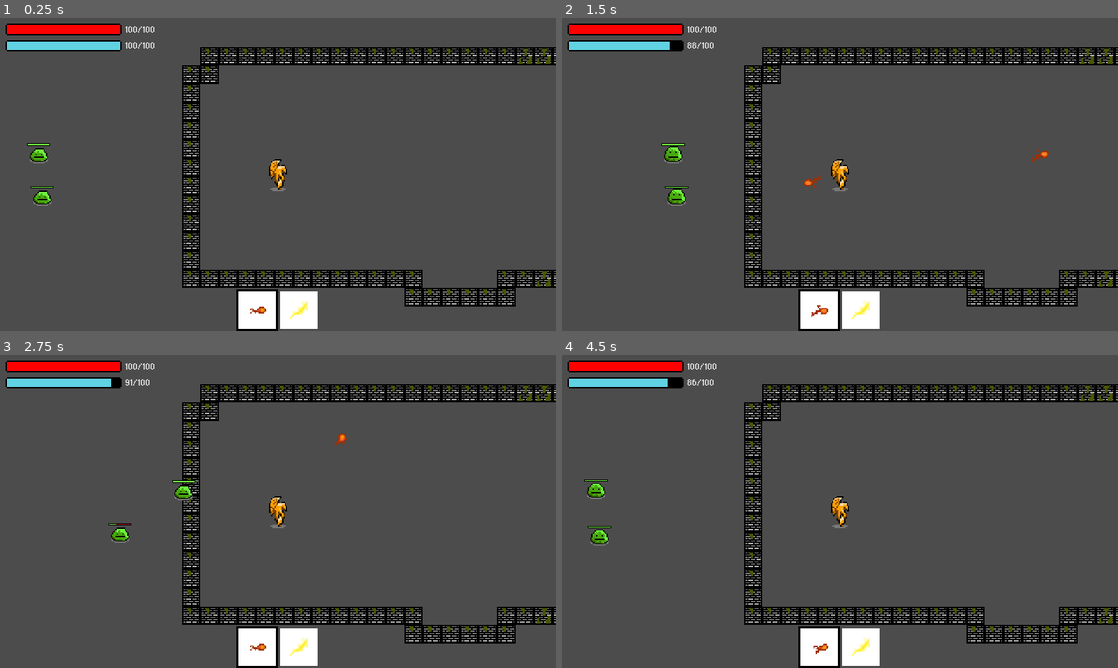
Above: before the commit, frames 1-4 (two rows, left to right).
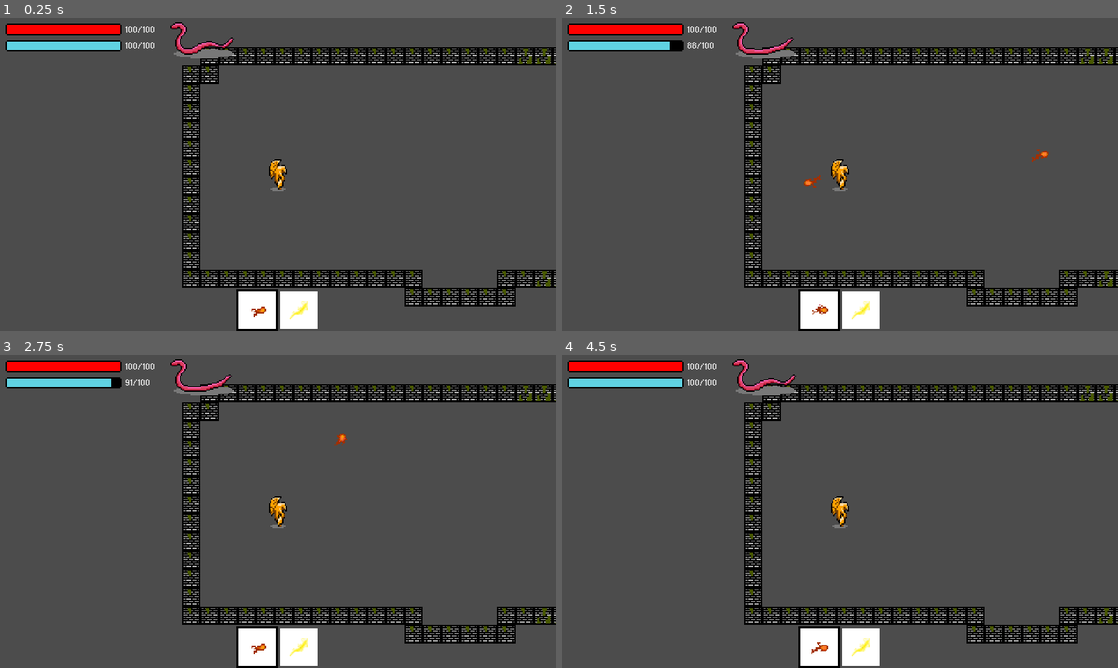
Above: after the commit, the same moments.

Repository: jonathanlin0/Theseus
Game: Godot game, scene res://Levels/Level2.tscn
Same seed, same stepped clock (60 frames per second), same inputs: the game is played once before the commit and once after it.
Inputs (mouse positions are in pixels of both pictures, inside the frame that each line leads up to):
- Up to frame 1 (0.25 s): no input
- Up to frame 2 (1.5 s): tap Enter (ui_accept) at 0.5, 0.77 s; move the mouse to (962, 158) at 0.52 s; hold Up (ui_up) 0.53-1.28 s; click (962, 158) at 0.6 s; move the mouse to (728, 190) at 1.27 s; click (728, 190) at 1.35 s
- Up to frame 3 (2.75 s): tap Enter (ui_accept) at 1.52 s; move the mouse to (333, 442) at 2.02 s; hold Up (ui_up) from 2.03 s (still down); hold Shift from 2.03 s (still down); click (333, 442) at 2.3 s
- Up to frame 4 (4.5 s): move the mouse to (812, 574) at 2.77 s; release Shift at 2.78 s; click (812, 574) at 2.85 s; tap Enter (ui_accept) at 3.02, 3.77 s; move the mouse to (1006, 558) at 3.52 s; release Up (ui_up) at 3.53 s; click (1006, 558) at 3.6 s; tap Escape (ui_cancel) at 4.15 s; click (639, 511) at 4.25 s

The runs differ from the first frame. In frame 1, 0.8% of the frame differs, in the area x 4-48%, y 1-96%; in frame 2, 0.8%; in frame 3, 0.7%; in frame 4, 1.0%.

Commit message:
Added Snake Damage

Diff:
--- a/Theseus/Characters/Player.gd
+++ b/Theseus/Characters/Player.gd
@@ -124,6 +124,8 @@
 				$CharacterAnimatedSprite.play("idle_up")
 			if direction == "down":
 				$CharacterAnimatedSprite.play("idle_down")
+
+	# animation part of melee logic
 
 	if Input.is_mouse_button_pressed(BUTTON_RIGHT) and !sword_swinging:
 		sword_swinging = true
@@ -137,43 +139,7 @@
 		if direction == "right":
 			$SwordAnimation.play("right")
 
-	if Input.is_action_just_pressed("mouse_left_click"):
-		if master_data.selected_weapon == 1 and master_data.mana > master_data.fireball_cost:
-
-			master_data.mana -= master_data.fireball_cost
-
-			var fireball = FIREBALL.instance()
-			get_parent().add_child(fireball)
-			fireball.position = $Weapon_Holder.global_position
-
-			# rotate the fireball to face the direction of the mouse
-			var mouseX = get_local_mouse_position().x
-			var mouseY = get_local_mouse_position().y
-
-			# fireball is backwards when x is neg
-			var rad = atan(mouseY/mouseX)
-			if mouseX<0:
-				rad += PI
-
-			fireball.rotate(rad)
-
-		if master_data.selected_weapon == 2 and master_data.mana > master_data.lightning_cost:
-			master_data.mana -= master_data.lightning_cost
-
-			var lightning = LIGHTNING.instance()
-			get_parent().add_child(lightning)
-			lightning.position = $Weapon_Holder.global_position
-
-			# rotate the lightning to face the direction of the mouse
-			var mouseX = get_local_mouse_position().x
-			var mouseY = get_local_mouse_position().y
-
-			# lightning is backwards when x is neg
-			var rad = atan(mouseY/mouseX)
-			if mouseX<0:
-				rad += PI
-
-			lightning.rotate(rad)
+	# damage part of melee logic
 
 	if $SwordAnimation.is_playing() and can_damage == true:
 		can_damage = false
@@ -194,6 +160,46 @@
 				if enemy_name in obj.name:
 					obj.damage(master_data.sword_damage * master_data.melee_multiplier)
 
+	if Input.is_action_just_pressed("mouse_left_click"):
+		if master_data.selected_weapon == 1 and master_data.mana > master_data.fireball_cost:
+
+			master_data.mana -= master_data.fireball_cost
+
+			var fireball = FIREBALL.instance()
+			get_parent().add_child(fireball)
+			fireball.position = $Weapon_Holder.global_position
+
+			# rotate the fireball to face the direction of the mouse
+			var mouseX = get_local_mouse_position().x
+			var mouseY = get_local_mouse_position().y
+
+			# fireball is backwards when x is neg
+			var rad = atan(mouseY/mouseX)
+			if mouseX<0:
+				rad += PI
+
+			fireball.rotate(rad)
+
+		if master_data.selected_weapon == 2 and master_data.mana > master_data.lightning_cost:
+			master_data.mana -= master_data.lightning_cost
+
+			var lightning = LIGHTNING.instance()
+			get_parent().add_child(lightning)
+			lightning.position = $Weapon_Holder.global_position
+
+			# rotate the lightning to face the direction of the mouse
+			var mouseX = get_local_mouse_position().x
+			var mouseY = get_local_mouse_position().y
+
+			# lightning is backwards when x is neg
+			var rad = atan(mouseY/mouseX)
+			if mouseX<0:
+				rad += PI
+
+			lightning.rotate(rad)
+
+
+
 	if master_data.health != previous_health:
 		flash()
 	previous_health = master_data.health
--- a/Theseus/Characters/Player.tscn
+++ b/Theseus/Characters/Player.tscn
@@ -418,6 +418,7 @@
 [node name="Fire_animation" type="AnimatedSprite" parent="Hotbar"]
 position = Vector2( 222, 252 )
 frames = SubResource( 101 )
+frame = 3
 playing = true
 
 [node name="lightning_animation" type="AnimatedSprite" parent="Hotbar"]
--- a/Theseus/Enemies/Minotaur/Minotaur.tscn
+++ b/Theseus/Enemies/Minotaur/Minotaur.tscn
@@ -256,7 +256,6 @@
 [node name="AnimatedSprite" type="AnimatedSprite" parent="."]
 frames = SubResource( 51 )
 animation = "idle"
-frame = 2
 playing = true
 
 [node name="CollisionShape2D" type="CollisionShape2D" parent="."]
--- a/Theseus/Enemies/Snake/SnakeDmg.tscn
+++ /dev/null
@@ -1,202 +0,0 @@
-[gd_scene load_steps=38 format=2]
-
-[ext_resource path="res://Enemies/Sprites/Snake/snake_all_death_9.png" type="Texture" id=1]
-[ext_resource path="res://Enemies/Sprites/Snake/snake_dps_damaged_attack_6.png" type="Texture" id=2]
-[ext_resource path="res://Enemies/Sprites/Snake/snake_dps_attack_6.png" type="Texture" id=3]
-[ext_resource path="res://Enemies/Sprites/Snake/snake_dps_damaged_slither_4.png" type="Texture" id=4]
-[ext_resource path="res://Enemies/Sprites/Snake/snake_dps_slither_4.png" type="Texture" id=5]
-
-[sub_resource type="AtlasTexture" id=1]
-flags = 8
-atlas = ExtResource( 2 )
-region = Rect2( 0, 0, 96, 96 )
-
-[sub_resource type="AtlasTexture" id=2]
-flags = 8
-atlas = ExtResource( 2 )
-region = Rect2( 96, 0, 96, 96 )
-
-[sub_resource type="AtlasTexture" id=3]
-flags = 8
-atlas = ExtResource( 2 )
-region = Rect2( 192, 0, 96, 96 )
-
-[sub_resource type="AtlasTexture" id=4]
-flags = 8
-atlas = ExtResource( 2 )
-region = Rect2( 288, 0, 96, 96 )
-
-[sub_resource type="AtlasTexture" id=5]
-flags = 8
-atlas = ExtResource( 2 )
-region = Rect2( 384, 0, 96, 96 )
-
-[sub_resource type="AtlasTexture" id=6]
-flags = 8
-atlas = ExtResource( 2 )
-region = Rect2( 480, 0, 96, 96 )
-
-[sub_resource type="AtlasTexture" id=7]
-flags = 8
-atlas = ExtResource( 3 )
-region = Rect2( 0, 0, 96, 96 )
-
-[sub_resource type="AtlasTexture" id=8]
-flags = 8
-atlas = ExtResource( 3 )
-region = Rect2( 96, 0, 96, 96 )
-
-[sub_resource type="AtlasTexture" id=9]
-flags = 8
-atlas = ExtResource( 3 )
-region = Rect2( 192, 0, 96, 96 )
-
-[sub_resource type="AtlasTexture" id=10]
-flags = 8
-atlas = ExtResource( 3 )
-region = Rect2( 288, 0, 96, 96 )
-
-[sub_resource type="AtlasTexture" id=11]
-flags = 8
-atlas = ExtResource( 3 )
-region = Rect2( 384, 0, 96, 96 )
-
-[sub_resource type="AtlasTexture" id=12]
-flags = 8
-atlas = ExtResource( 3 )
-region = Rect2( 480, 0, 96, 96 )
-
-[sub_resource type="AtlasTexture" id=21]
-flags = 8
-atlas = ExtResource( 1 )
-region = Rect2( 0, 0, 96, 96 )
-
-[sub_resource type="AtlasTexture" id=22]
-flags = 8
-atlas = ExtResource( 1 )
-region = Rect2( 96, 0, 96, 96 )
-
-[sub_resource type="AtlasTexture" id=23]
-flags = 8
-atlas = ExtResource( 1 )
-region = Rect2( 192, 0, 96, 96 )
-
-[sub_resource type="AtlasTexture" id=24]
-flags = 8
-atlas = ExtResource( 1 )
-region = Rect2( 288, 0, 96, 96 )
-
-[sub_resource type="AtlasTexture" id=25]
-flags = 8
-atlas = ExtResource( 1 )
-region = Rect2( 384, 0, 96, 96 )
-
-[sub_resource type="AtlasTexture" id=26]
-flags = 8
-atlas = ExtResource( 1 )
-region = Rect2( 480, 0, 96, 96 )
-
-[sub_resource type="AtlasTexture" id=27]
-flags = 8
-atlas = ExtResource( 1 )
-region = Rect2( 576, 0, 96, 96 )
-
-[sub_resource type="AtlasTexture" id=28]
-flags = 8
-atlas = ExtResource( 1 )
-region = Rect2( 672, 0, 96, 96 )
-
-[sub_resource type="AtlasTexture" id=29]
-flags = 8
-atlas = ExtResource( 1 )
-region = Rect2( 768, 0, 96, 96 )
-
-[sub_resource type="AtlasTexture" id=13]
-flags = 8
-atlas = ExtResource( 4 )
-region = Rect2( 0, 0, 96, 96 )
-
-[sub_resource type="AtlasTexture" id=14]
-flags = 8
-atlas = ExtResource( 4 )
-region = Rect2( 96, 0, 96, 96 )
-
-[sub_resource type="AtlasTexture" id=15]
-flags = 8
-atlas = ExtResource( 4 )
-region = Rect2( 192, 0, 96, 96 )
-
-[sub_resource type="AtlasTexture" id=16]
-flags = 8
-atlas = ExtResource( 4 )
-region = Rect2( 288, 0, 96, 96 )
-
-[sub_resource type="AtlasTexture" id=17]
-flags = 8
-atlas = ExtResource( 5 )
-region = Rect2( 0, 0, 96, 96 )
-
-[sub_resource type="AtlasTexture" id=18]
-flags = 8
-atlas = ExtResource( 5 )
-region = Rect2( 96, 0, 96, 96 )
-
-[sub_resource type="AtlasTexture" id=19]
-flags = 8
-atlas = ExtResource( 5 )
-region = Rect2( 192, 0, 96, 96 )
-
-[sub_resource type="AtlasTexture" id=20]
-flags = 8
-atlas = ExtResource( 5 )
-region = Rect2( 288, 0, 96, 96 )
-
-[sub_resource type="SpriteFrames" id=30]
-animations = [ {
-"frames": [ SubResource( 1 ), SubResource( 2 ), SubResource( 3 ), SubResource( 4 ), SubResource( 5 ), SubResource( 6 ) ],
-"loop": true,
-"name": "Attack Dmg",
-"speed": 7.0
-}, {
-"frames": [ SubResource( 7 ), SubResource( 8 ), SubResource( 9 ), SubResource( 10 ), SubResource( 11 ), SubResource( 12 ) ],
-"loop": true,
-"name": "Attack",
-"speed": 7.0
-}, {
-"frames": [ SubResource( 21 ), SubResource( 22 ), SubResource( 23 ), SubResource( 24 ), SubResource( 25 ), SubResource( 26 ), SubResource( 27 ), SubResource( 28 ), SubResource( 29 ) ],
-"loop": true,
-"name": "Death",
-"speed": 2.0
-}, {
-"frames": [ SubResource( 13 ), SubResource( 14 ), SubResource( 15 ), SubResource( 16 ) ],
-"loop": true,
-"name": "Slither Dmg",
-"speed": 7.0
-}, {
-"frames": [ SubResource( 17 ), SubResource( 18 ), SubResource( 19 ), SubResource( 20 ) ],
-"loop": true,
-"name": "Slither",
-"speed": 7.0
-} ]
-
-[sub_resource type="RectangleShape2D" id=31]
-extents = Vector2( 24.75, 6.5625 )
-
-[sub_resource type="RectangleShape2D" id=32]
-extents = Vector2( 6, 7.5 )
-
-[node name="SnakeDmg" type="KinematicBody2D"]
-
-[node name="AnimatedSprite" type="AnimatedSprite" parent="."]
-frames = SubResource( 30 )
-animation = "Slither"
-frame = 2
-playing = true
-
-[node name="CollisionShape2D" type="CollisionShape2D" parent="."]
-position = Vector2( 18.75, 32.5625 )
-shape = SubResource( 31 )
-
-[node name="CollisionShape2DHead" type="CollisionShape2D" parent="."]
-position = Vector2( -2, 18.5 )
-shape = SubResource( 32 )
--- /dev/null
+++ b/Theseus/Enemies/Snake/Snake_Dmg.gd
@@ -0,0 +1,29 @@
+extends KinematicBody2D
+
+var attacking = false
+var previous_animation = "slither"
+
+var can_player_take_damage = true
+
+func _physics_process(delta):
+
+	for obj in $damage_area.get_overlapping_bodies():
+		if obj.name.find("Player") != -1 and previous_animation != "attack":
+			#attacking = true
+			previous_animation = "charge_up"
+			$AnimatedSprite.play("charge_up")
+
+	if $AnimatedSprite.animation == "attack" and can_player_take_damage == true:
+		master_data.health -= master_data.snake_dmg_damage
+		can_player_take_damage = false
+
+
+
+func _on_AnimatedSprite_animation_finished():
+	if previous_animation == "charge_up":
+		previous_animation = "attack"
+		$AnimatedSprite.play("attack")
+	elif previous_animation == "attack":
+		previous_animation = "slither"
+		$AnimatedSprite.play("slither")
+		can_player_take_damage = true
--- /dev/null
+++ b/Theseus/Enemies/Snake/Snake_Dmg.tscn
@@ -0,0 +1,161 @@
+[gd_scene load_steps=28 format=2]
+
+[ext_resource path="res://Enemies/Sprites/Snake/snake_dps_slither_4.png" type="Texture" id=1]
+[ext_resource path="res://Enemies/Snake/Snake_Dmg.gd" type="Script" id=2]
+[ext_resource path="res://Enemies/Sprites/Snake/snake_dps_attack_6.png" type="Texture" id=3]
+[ext_resource path="res://Enemies/Sprites/Snake/snake_all_death_9.png" type="Texture" id=4]
+
+[sub_resource type="AtlasTexture" id=21]
+flags = 8
+atlas = ExtResource( 4 )
+region = Rect2( 0, 0, 96, 96 )
+
+[sub_resource type="AtlasTexture" id=22]
+flags = 8
+atlas = ExtResource( 4 )
+region = Rect2( 96, 0, 96, 96 )
+
+[sub_resource type="AtlasTexture" id=23]
+flags = 8
+atlas = ExtResource( 4 )
+region = Rect2( 192, 0, 96, 96 )
+
+[sub_resource type="AtlasTexture" id=24]
+flags = 8
+atlas = ExtResource( 4 )
+region = Rect2( 288, 0, 96, 96 )
+
+[sub_resource type="AtlasTexture" id=25]
+flags = 8
+atlas = ExtResource( 4 )
+region = Rect2( 384, 0, 96, 96 )
+
+[sub_resource type="AtlasTexture" id=26]
+flags = 8
+atlas = ExtResource( 4 )
+region = Rect2( 480, 0, 96, 96 )
+
+[sub_resource type="AtlasTexture" id=27]
+flags = 8
+atlas = ExtResource( 4 )
+region = Rect2( 576, 0, 96, 96 )
+
+[sub_resource type="AtlasTexture" id=28]
+flags = 8
+atlas = ExtResource( 4 )
+region = Rect2( 672, 0, 96, 96 )
+
+[sub_resource type="AtlasTexture" id=29]
+flags = 8
+atlas = ExtResource( 4 )
+region = Rect2( 768, 0, 96, 96 )
+
+[sub_resource type="AtlasTexture" id=34]
+flags = 8
+atlas = ExtResource( 3 )
+region = Rect2( 0, 0, 96, 96 )
+
+[sub_resource type="AtlasTexture" id=35]
+flags = 8
+atlas = ExtResource( 3 )
+region = Rect2( 96, 0, 96, 96 )
+
+[sub_resource type="AtlasTexture" id=36]
+flags = 8
+atlas = ExtResource( 3 )
+region = Rect2( 192, 0, 96, 96 )
+
+[sub_resource type="AtlasTexture" id=17]
+flags = 8
+atlas = ExtResource( 1 )
+region = Rect2( 0, 0, 96, 96 )
+
+[sub_resource type="AtlasTexture" id=18]
+flags = 8
+atlas = ExtResource( 1 )
+region = Rect2( 96, 0, 96, 96 )
+
+[sub_resource type="AtlasTexture" id=19]
+flags = 8
+atlas = ExtResource( 1 )
+region = Rect2( 192, 0, 96, 96 )
+
+[sub_resource type="AtlasTexture" id=20]
+flags = 8
+atlas = ExtResource( 1 )
+region = Rect2( 288, 0, 96, 96 )
+
+[sub_resource type="AtlasTexture" id=10]
+flags = 8
+atlas = ExtResource( 3 )
+region = Rect2( 288, 0, 96, 96 )
+
+[sub_resource type="AtlasTexture" id=11]
+flags = 8
+atlas = ExtResource( 3 )
+region = Rect2( 384, 0, 96, 96 )
+
+[sub_resource type="AtlasTexture" id=12]
+flags = 8
+atlas = ExtResource( 3 )
+region = Rect2( 480, 0, 96, 96 )
+
+[sub_resource type="SpriteFrames" id=30]
+animations = [ {
+"frames": [ SubResource( 21 ), SubResource( 22 ), SubResource( 23 ), SubResource( 24 ), SubResource( 25 ), SubResource( 26 ), SubResource( 27 ), SubResource( 28 ), SubResource( 29 ) ],
+"loop": true,
+"name": "death",
+"speed": 2.0
+}, {
+"frames": [ SubResource( 34 ), SubResource( 35 ), SubResource( 36 ) ],
+"loop": true,
+"name": "charge_up",
+"speed": 10.0
+}, {
+"frames": [ SubResource( 17 ), SubResource( 18 ), SubResource( 19 ), SubResource( 20 ) ],
+"loop": true,
+"name": "slither",
+"speed": 7.0
+}, {
+"frames": [ SubResource( 10 ), SubResource( 11 ), SubResource( 12 ) ],
+"loop": true,
+"name": "attack",
+"speed": 10.0
+} ]
+
+[sub_resource type="RectangleShape2D" id=31]
+extents = Vector2( 24.75, 6.5625 )
+
+[sub_resource type="RectangleShape2D" id=32]
+extents = Vector2( 6, 7.5 )
+
+[sub_resource type="RectangleShape2D" id=33]
+extents = Vector2( 20, 18 )
+
+[node name="Snake_Dmg" type="KinematicBody2D"]
+script = ExtResource( 2 )
+
+[node name="AnimatedSprite" type="AnimatedSprite" parent="."]
+frames = SubResource( 30 )
+animation = "slither"
+frame = 1
+playing = true
+
+[node name="CollisionShape2D" type="CollisionShape2D" parent="."]
+position = Vector2( 18.75, 32.5625 )
+shape = SubResource( 31 )
+
+[node name="CollisionShape2DHead" type="CollisionShape2D" parent="."]
+position = Vector2( -2, 18.5 )
+shape = SubResource( 32 )
+
+[node name="damage_area" type="Area2D" parent="."]
+__meta__ = {
+"_edit_group_": true
+}
+
+[node name="CollisionShape2D" type="CollisionShape2D" parent="damage_area"]
+position = Vector2( -21, 22 )
+shape = SubResource( 33 )
+
+[connection signal="animation_finished" from="AnimatedSprite" to="." method="_on_AnimatedSprite_animation_finished"]
--- a/Theseus/Enemies/Snake/SnakePsn.tscn
+++ b/Theseus/Enemies/Snake/Snake_Psn.tscn
@@ -1,40 +1,8 @@
-[gd_scene load_steps=36 format=2]
+[gd_scene load_steps=24 format=2]
 
 [ext_resource path="res://Enemies/Sprites/Snake/snake_poison_slither_4.png" type="Texture" id=1]
 [ext_resource path="res://Enemies/Sprites/Snake/snake_all_death_9.png" type="Texture" id=2]
-[ext_resource path="res://Enemies/Sprites/Snake/snake_poison_damaged_attack_6.png" type="Texture" id=3]
 [ext_resource path="res://Enemies/Sprites/Snake/snake_poison_attack_6.png" type="Texture" id=4]
-[ext_resource path="res://Enemies/Sprites/Snake/snake_poison_damaged_slither_4.png" type="Texture" id=5]
-
-[sub_resource type="AtlasTexture" id=10]
-flags = 8
-atlas = ExtResource( 4 )
-region = Rect2( 0, 0, 96, 96 )
-
-[sub_resource type="AtlasTexture" id=11]
-flags = 8
-atlas = ExtResource( 4 )
-region = Rect2( 96, 0, 96, 96 )
-
-[sub_resource type="AtlasTexture" id=12]
-flags = 8
-atlas = ExtResource( 4 )
-region = Rect2( 192, 0, 96, 96 )
-
-[sub_resource type="AtlasTexture" id=13]
-flags = 8
-atlas = ExtResource( 4 )
-region = Rect2( 288, 0, 96, 96 )
-
-[sub_resource type="AtlasTexture" id=14]
-flags = 8
-atlas = ExtResource( 4 )
-region = Rect2( 384, 0, 96, 96 )
-
-[sub_resource type="AtlasTexture" id=15]
-flags = 8
-atlas = ExtResource( 4 )
-region = Rect2( 480, 0, 96, 96 )
 
 [sub_resource type="AtlasTexture" id=22]
 flags = 8
@@ -101,81 +69,51 @@
 atlas = ExtResource( 1 )
 region = Rect2( 288, 0, 96, 96 )
 
-[sub_resource type="AtlasTexture" id=16]
+[sub_resource type="AtlasTexture" id=10]
 flags = 8
-atlas = ExtResource( 3 )
+atlas = ExtResource( 4 )
 region = Rect2( 0, 0, 96, 96 )
 
-[sub_resource type="AtlasTexture" id=17]
+[sub_resource type="AtlasTexture" id=11]
 flags = 8
-atlas = ExtResource( 3 )
+atlas = ExtResource( 4 )
 region = Rect2( 96, 0, 96, 96 )
 
-[sub_resource type="AtlasTexture" id=18]
+[sub_resource type="AtlasTexture" id=12]
 flags = 8
-atlas = ExtResource( 3 )
+atlas = ExtResource( 4 )
 region = Rect2( 192, 0, 96, 96 )
 
-[sub_resource type="AtlasTexture" id=19]
+[sub_resource type="AtlasTexture" id=13]
 flags = 8
-atlas = ExtResource( 3 )
+atlas = ExtResource( 4 )
 region = Rect2( 288, 0, 96, 96 )
 
-[sub_resource type="AtlasTexture" id=20]
+[sub_resource type="AtlasTexture" id=14]
 flags = 8
-atlas = ExtResource( 3 )
+atlas = ExtResource( 4 )
 region = Rect2( 384, 0, 96, 96 )
 
-[sub_resource type="AtlasTexture" id=21]
+[sub_resource type="AtlasTexture" id=15]
 flags = 8
-atlas = ExtResource( 3 )
+atlas = ExtResource( 4 )
 region = Rect2( 480, 0, 96, 96 )
-
-[sub_resource type="AtlasTexture" id=6]
-flags = 8
-atlas = ExtResource( 5 )
-region = Rect2( 96, 0, 96, 96 )
-
-[sub_resource type="AtlasTexture" id=7]
-flags = 8
-atlas = ExtResource( 5 )
-region = Rect2( 0, 0, 96, 96 )
-
-[sub_resource type="AtlasTexture" id=8]
-flags = 8
-atlas = ExtResource( 5 )
-region = Rect2( 192, 0, 96, 96 )
-
-[sub_resource type="AtlasTexture" id=9]
-flags = 8
-atlas = ExtResource( 5 )
-region = Rect2( 288, 0, 96, 96 )
 
 [sub_resource type="SpriteFrames" id=5]
 animations = [ {
-"frames": [ SubResource( 10 ), SubResource( 11 ), SubResource( 12 ), SubResource( 13 ), SubResource( 14 ), SubResource( 15 ) ],
-"loop": true,
-"name": "Attack",
-"speed": 7.0
-}, {
 "frames": [ SubResource( 22 ), SubResource( 23 ), SubResource( 24 ), SubResource( 25 ), SubResource( 26 ), SubResource( 27 ), SubResource( 28 ), SubResource( 29 ), SubResource( 30 ) ],
 "loop": true,
-"name": "Death",
+"name": "death",
 "speed": 7.0
 }, {
 "frames": [ SubResource( 1 ), SubResource( 2 ), SubResource( 3 ), SubResource( 4 ) ],
 "loop": true,
-"name": "Slither",
+"name": "slither",
 "speed": 7.0
 }, {
-"frames": [ SubResource( 16 ), SubResource( 17 ), SubResource( 18 ), SubResource( 19 ), SubResource( 20 ), SubResource( 21 ) ],
+"frames": [ SubResource( 10 ), SubResource( 11 ), SubResource( 12 ), SubResource( 13 ), SubResource( 14 ), SubResource( 15 ) ],
 "loop": true,
-"name": "AttackDmg",
-"speed": 7.0
-}, {
-"frames": [ SubResource( 6 ), SubResource( 7 ), SubResource( 8 ), SubResource( 9 ) ],
-"loop": true,
-"name": "SlitherDmg",
+"name": "attack",
 "speed": 7.0
 } ]
 
@@ -183,6 +121,6 @@
 
 [node name="AnimatedSprite" type="AnimatedSprite" parent="."]
 frames = SubResource( 5 )
-animation = "Slither"
-frame = 1
+animation = "slither"
+frame = 2
 playing = true
--- a/Theseus/Levels/Level2.tscn
+++ b/Theseus/Levels/Level2.tscn
@@ -1,7 +1,7 @@
 [gd_scene load_steps=5 format=2]
 
 [ext_resource path="res://Tile_Sets/tileset_blue.tres" type="TileSet" id=1]
-[ext_resource path="res://Enemies/Slime/Small_Slime.tscn" type="PackedScene" id=2]
+[ext_resource path="res://Enemies/Snake/Snake_Dmg.tscn" type="PackedScene" id=2]
 [ext_resource path="res://Characters/Player.tscn" type="PackedScene" id=3]
 [ext_resource path="res://Misc/Pause.tscn" type="PackedScene" id=4]
 
@@ -18,8 +18,4 @@
 [node name="Player" parent="." instance=ExtResource( 3 )]
 position = Vector2( 83, 142 )
 
-[node name="Small_Slime" parent="." instance=ExtResource( 2 )]
-position = Vector2( -133, 171 )
-
-[node name="Small_Slime2" parent="." instance=ExtResource( 2 )]
-position = Vector2( -136, 114 )
+[node name="Snake_Dmg" parent="." instance=ExtResource( 2 )]
--- a/Theseus/Master_Data.gd
+++ b/Theseus/Master_Data.gd
@@ -54,6 +54,7 @@
 var lizard_spit_damage = 10
 var lizard_boss_slap_damage = 20
 var minotaur_axe_damage = 50
+var snake_dmg_damage = 20
 
 # the rare powerup spawn chances
 var rare_chance_in_basic_chest = 0.2
--- a/Theseus/Misc/Pause.gd
+++ b/Theseus/Misc/Pause.gd
@@ -23,6 +23,8 @@
 func _on_Restart_pressed():
 	pause()
 	get_tree().change_scene("res://Levels/" + get_tree().get_current_scene().name + ".tscn")
+	master_data.health = master_data.max_health
+	master_data.mana = master_data.max_mana
 
 func _on_Exit_pressed():
 	pause()
